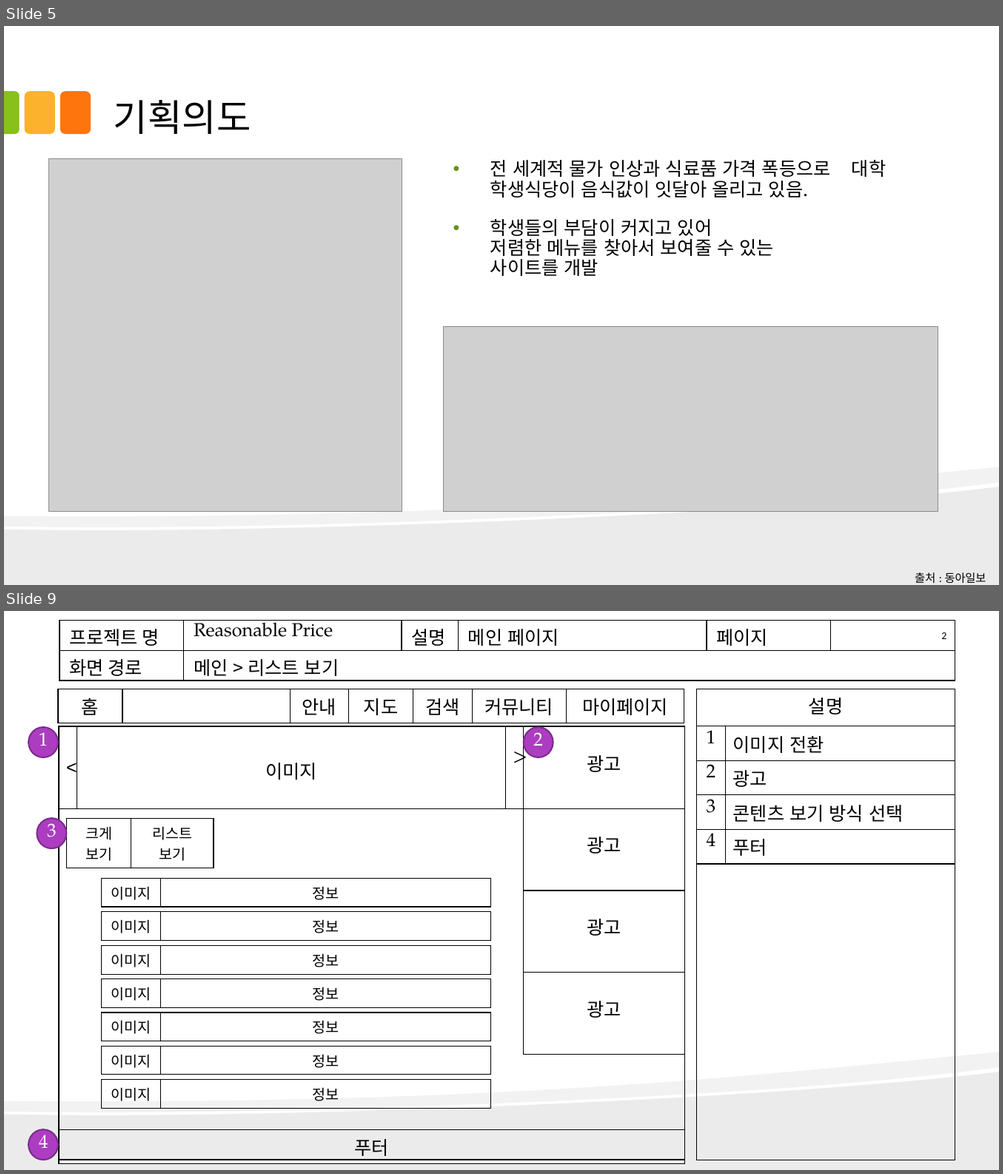
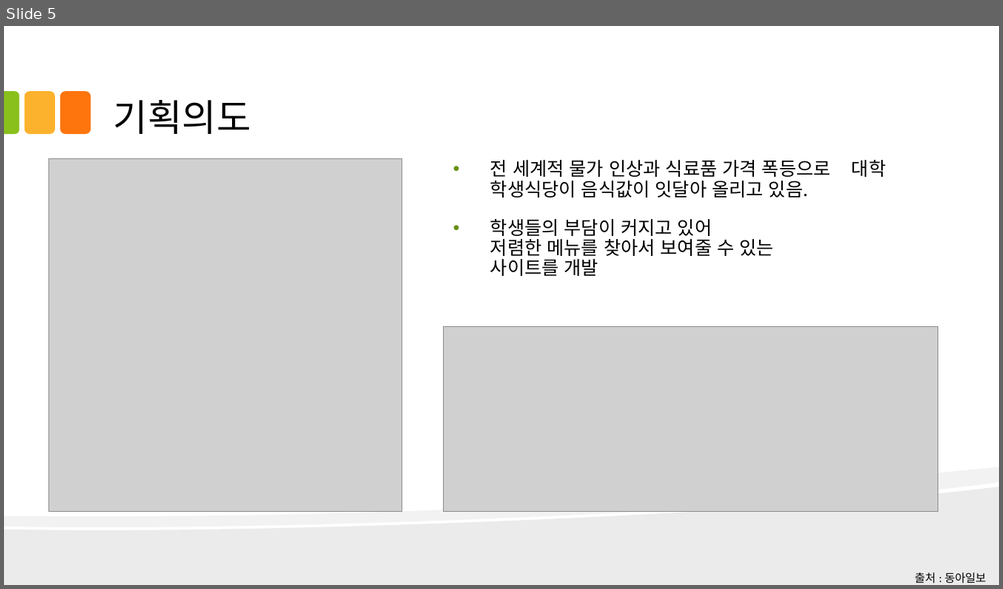
Before and after one commit to kjayvam/HTML, a slide deck: project/ppt/김영민_착한업소찾기_v.0.2.0.pptx. Shown one above the other, each under a label of ours: slides 5 and 9 before the commit, slide 5 after it; the slides between them are not shown. The pictures are 1003x1174 and 1003x589 pixels, drawn with LibreOffice and Linux fonts; fonts in the diff are those of the drawing; grey boxes stand for pictures. Boxes give left, top, right and bottom in pixels: in the first picture for what was removed or moved away, otherwise in the second. Text is boxed around its words. In the diff, an @@ line names an element or a change of style, - is before the commit and + after.

```diff
--- a/project/ppt/김영민_착한업소찾기_v.0.2.0.pptx
+++ b/project/ppt/김영민_착한업소찾기_v.0.2.0.pptx
@@ slide 9 removed at (4,611,999,1170), background #FFFFFF; not listed: 2 template elements that a slide beside it also shows @@
@@ table removed at (60,620,954,681), 2 rows, 6 columns @@
-프로젝트 명 | Reasonable Price | 설명 | 메인 페이지 | 페이지 | 2
-화면 경로 | 메인 > 리스트 보기 |  |  |  | 
@@ table removed at (58,689,684,783), 1 rows, 7 columns @@
-홈 |  | 안내 | 지도 | 검색 | 커뮤니티 | 마이페이지
@@ table removed at (697,689,955,1160), 1 rows, 1 columns @@
-설명
@@ freeform shape removed at (28,727,59,758) @@
-1
@@ freeform shape removed at (28,727,59,758) @@
@@ table removed at (59,726,685,1160), 1 rows, 1 columns @@
-
@@ table removed at (59,726,523,809), 1 rows, 3 columns @@
-< | 이미지 | >
@@ table removed at (523,726,685,1055), 4 rows, 1 columns @@
-광고
-광고
-광고
-광고
@@ freeform shape removed at (523,727,553,758) @@
-2
@@ freeform shape removed at (523,727,553,758) @@
@@ table removed at (697,726,955,859), 4 rows, 2 columns @@
-1 | 이미지 전환
-2 | 광고
-3 | 콘텐츠 보기 방식 선택
-4 | 푸터
@@ freeform shape removed at (37,818,67,849) @@
-3
@@ freeform shape removed at (37,818,67,849) @@
@@ table removed at (67,818,213,864), 1 rows, 2 columns @@
-크게 / 보기 | 리스트 / 보기
@@ table removed at (102,878,491,903), 1 rows, 2 columns @@
-이미지 | 정보
@@ table removed at (102,912,491,937), 1 rows, 2 columns @@
-이미지 | 정보
@@ table removed at (102,946,491,971), 1 rows, 2 columns @@
-이미지 | 정보
@@ table removed at (102,980,491,1004), 1 rows, 2 columns @@
-이미지 | 정보
@@ table removed at (102,1013,491,1038), 1 rows, 2 columns @@
-이미지 | 정보
@@ table removed at (102,1047,491,1071), 1 rows, 2 columns @@
-이미지 | 정보
@@ table removed at (102,1079,491,1105), 1 rows, 2 columns @@
-이미지 | 정보
@@ freeform shape removed at (28,1130,59,1161) @@
-4
@@ freeform shape removed at (28,1130,59,1161) @@
@@ table removed at (59,1130,685,1160), 1 rows, 1 columns @@
-푸터
```
Also in this commit, not shown: 5 slides changed, 3 slides added, 26 other slides removed, 8 other files.
